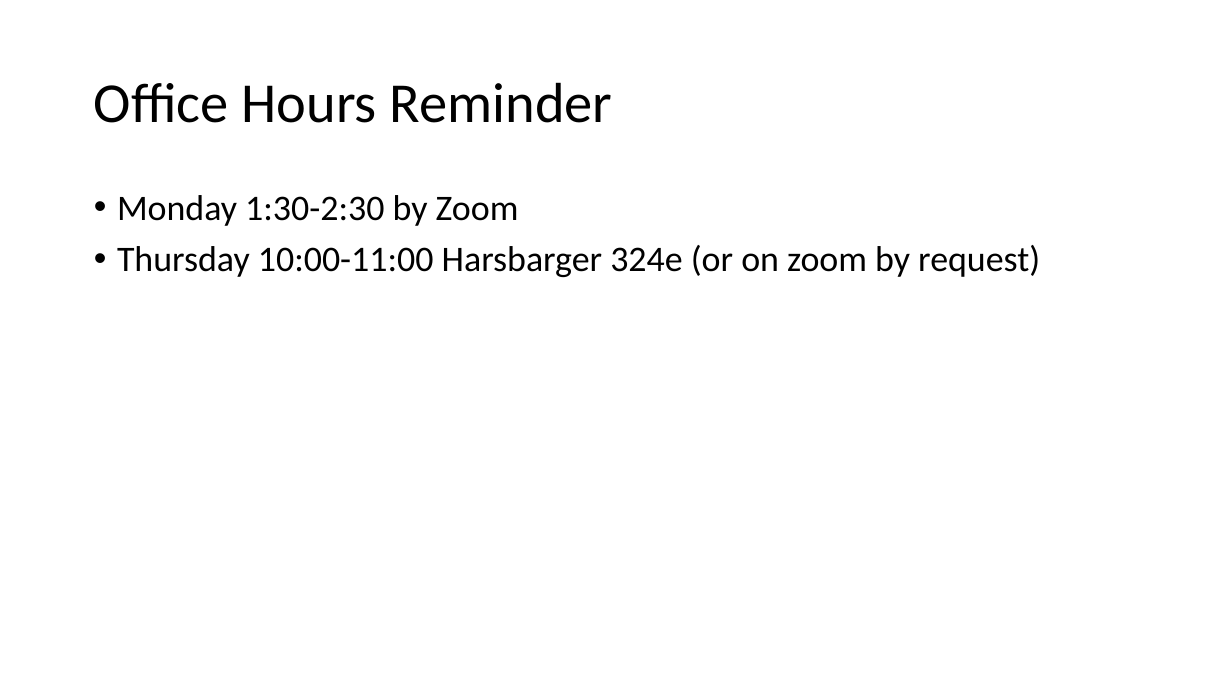
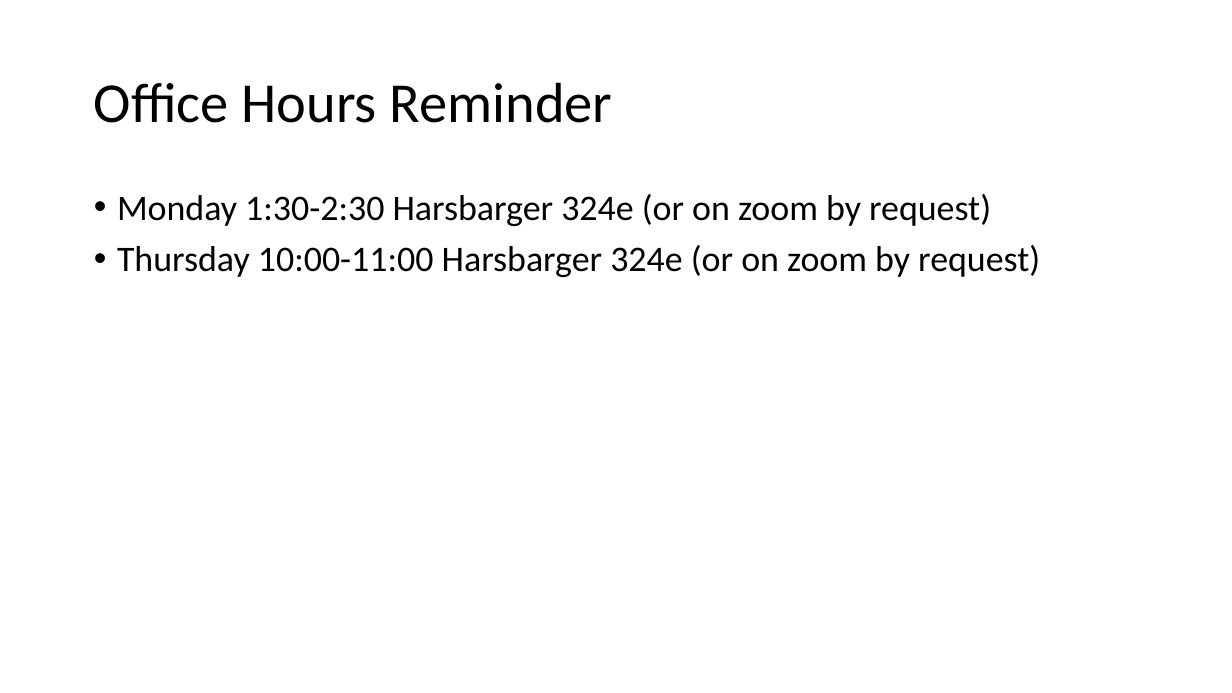
Before and after one commit to HAS-Tools-2023/Course-Materials23, a slide deck: slide 2 of Class_Notes/Week7_Plotting.pptx. Drawn at 1232x693 pixels with LibreOffice and Linux fonts; fonts in the diff are those of the drawing. Boxes give left, top, right and bottom in pixels: in the first picture for what was removed or moved away, otherwise in the second. Text is boxed around its words. In the diff, an @@ line names an element or a change of style, - is before the commit and + after.

```diff
--- a/Class_Notes/Week7_Plotting.pptx
+++ b/Class_Notes/Week7_Plotting.pptx
@@ text at box(117, 194, 991, 226): text changed @@
-• Monday 1:30-2:30 by Zoom
+• Monday 1:30-2:30 Harsbarger 324e (or on zoom by request)
```
Also in this commit, not shown: 2 other files.
